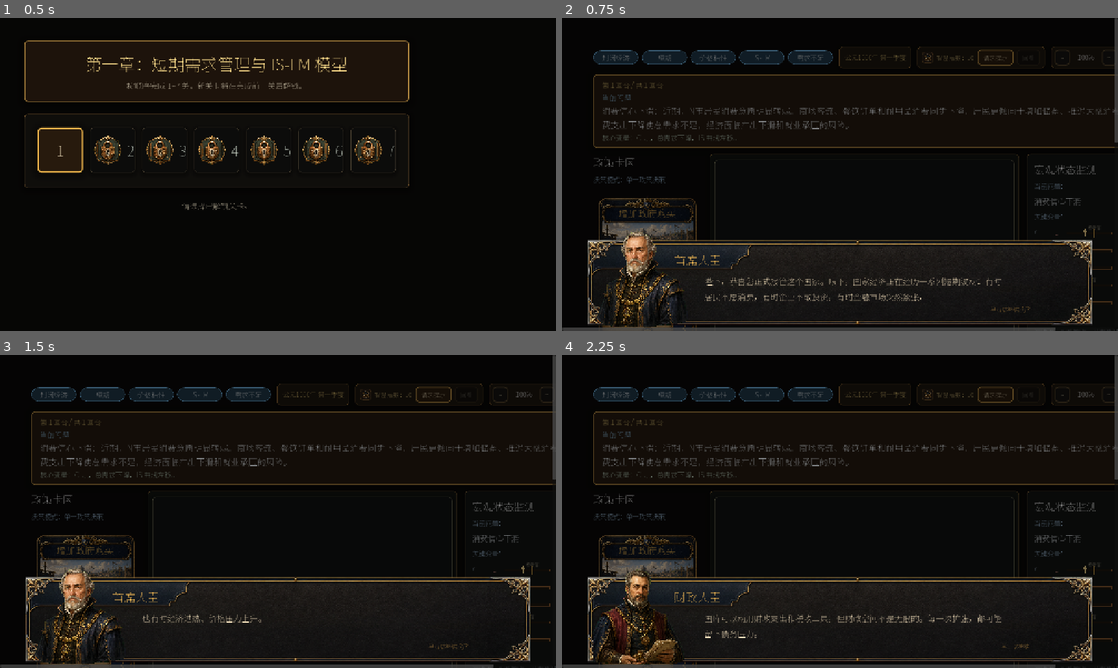
Above: before the commit, frames 1-4 (two rows, left to right).
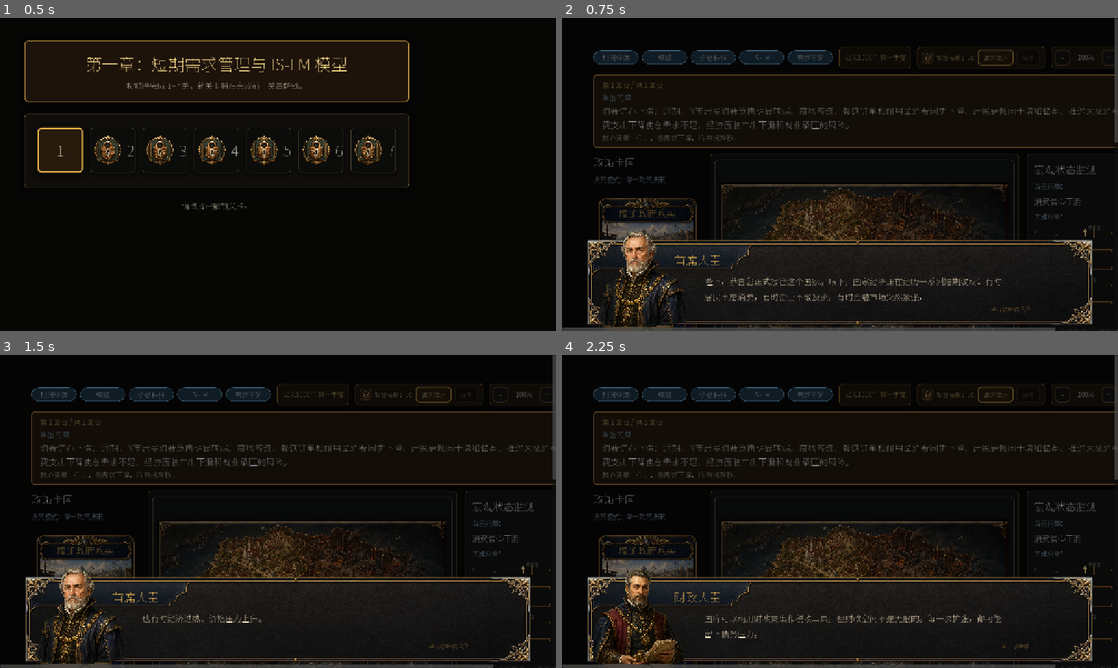
Above: after the commit, the same moments.

Repository: Austenzcy/macroecon
Game: Godot game, scene res://scenes/LevelSelect.tscn
Two runs of this game, one before a commit and one after it. Both use one fixed random seed, a clock stepped at 60 frames per second and the inputs below.
Inputs:
- Up to frame 1 (0.5 s): no input
- Up to frame 2 (0.75 s): click "1" at 0.5 s
- Up to frame 3 (1.5 s): click "请求提示" at 1.25 s
- Up to frame 4 (2.25 s): click "-" at 2 s

Frame 1 is identical in both runs. In frame 2, 3.4% of the frame differs, in the area x 28-81%, y 53-100%; in frame 3, 3.4%; in frame 4, 3.4%.
Error before the commit: Parse Error: Expected closing ")" after call arguments. (res://scripts/ui/UnifiedMacroMap.gd:252)

Commit message:
fix: repair unified macro map script parsing

Diff:
--- a/scripts/ui/UnifiedMacroMap.gd
+++ b/scripts/ui/UnifiedMacroMap.gd
@@ -249,7 +249,7 @@
 	variable_label.mouse_filter = Control.MOUSE_FILTER_IGNORE
 	row.add_child(variable_label)
 
-	var arrow: String = str(line.get("arrow", "鈫?))
+	var arrow: String = str(line.get("arrow", "→"))
 	var arrow_label: Label = Label.new()
 	arrow_label.text = arrow
 	arrow_label.custom_minimum_size = Vector2(_arrow_slot_width(region_id), _label_dim(20))
@@ -373,9 +373,9 @@
 
 
 func _line_color(arrow: String) -> Color:
-	if arrow == "鈫?:
+	if arrow == "↑":
 		return Color(0.68, 0.95, 0.72, 1.0)
-	if arrow == "鈫?:
+	if arrow == "↓":
 		return Color(0.95, 0.62, 0.58, 1.0)
 	return Color(0.78, 0.88, 0.94, 1.0)
 
@@ -383,14 +383,14 @@
 func _fallback_region_name(region_id: String) -> String:
 	match region_id:
 		"consumption":
-			return "灞呮皯娑堣垂鍖?
+			return "居民消费区"
 		"industry":
-			return "宸ヤ笟浜у尯"
+			return "工业产区"
 		"finance":
-			return "閲戣瀺甯傚満鍖?
+			return "金融市场区"
 		"government":
-			return "鏀垮簻閮ㄩ棬鍖?
-	return "鍖哄煙"
+			return "政府部门区"
+	return "区域"
 
 
 func _dim(value: float) -> int:
Binary file changed: assets/fonts/NotoSansSC-Regular.ttf
Not shown, changed: progress.txt
Not shown, changed: docs/MacroMap_Art_v2.md
